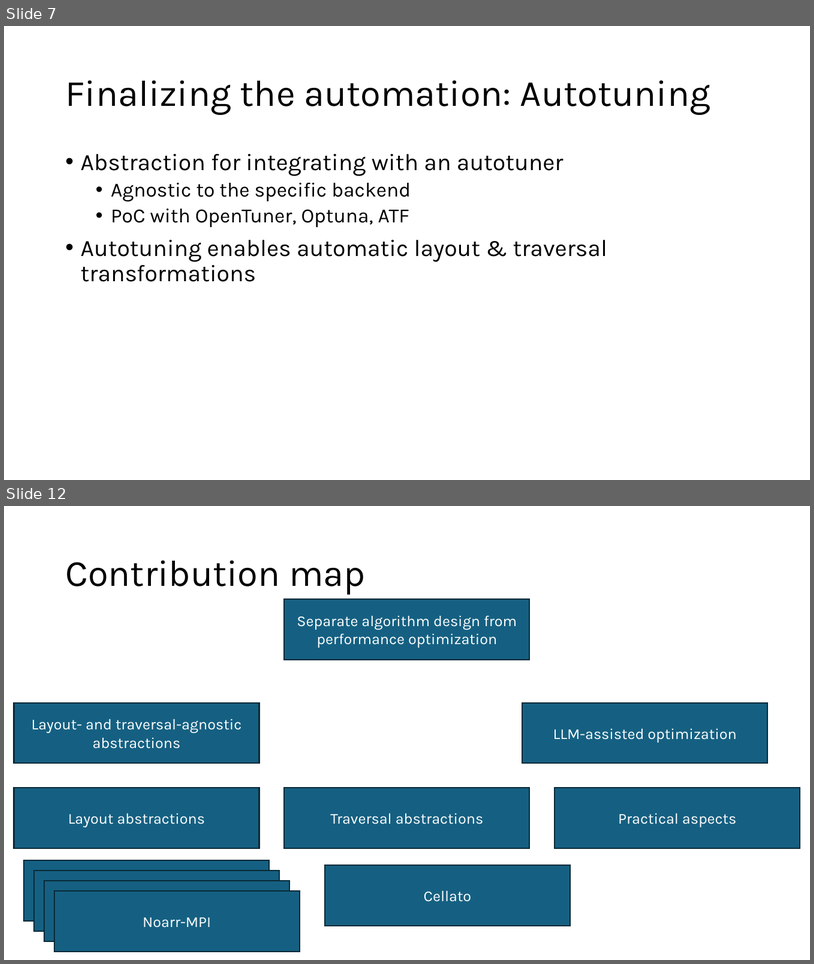
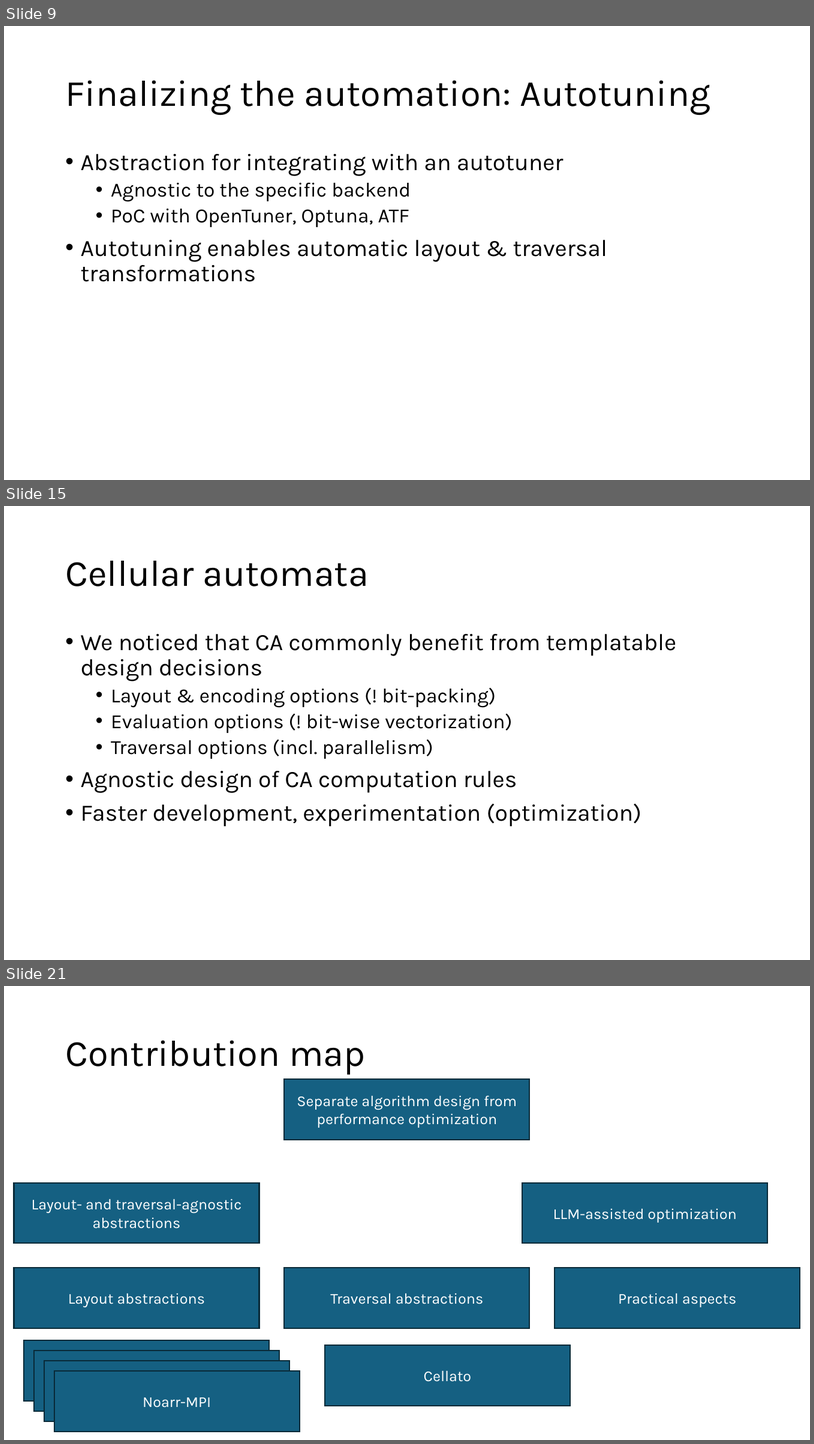
Before and after one commit to jiriklepl/phd-thesis, a slide deck: slides/Optimizing Memory Layouts and Traversal Orders in High-Performance Computing.pptx. Shown one above the other, each under a label of ours: slides 7 and 12 before the commit, slides 9, 15 and 21 after it; the slides between them are not shown. The pictures are 814x964 and 814x1444 pixels, drawn with LibreOffice and Linux fonts; fonts in the diff are those of the drawing. Boxes give left, top, right and bottom in pixels: in the first picture for what was removed or moved away, otherwise in the second. Text is boxed around its words. In the diff, an @@ line names an element or a change of style, - is before the commit and + after.

```diff
--- a/slides/Optimizing Memory Layouts and Traversal Orders in High-Performance Computing.pptx
+++ b/slides/Optimizing Memory Layouts and Traversal Orders in High-Performance Computing.pptx
@@ slide 15 added at box(4, 506, 810, 960), background #FFFFFF @@
@@ title added at box(65, 561, 369, 586), 44 pt, text #000000 @@
+Cellular automata
@@ text added at box(81, 634, 677, 826), 28 pt, text #000000 @@
+• We noticed that CA commonly benefit from templatable design decisions
+  • Layout & encoding options (! bit-packing)
+  • Evaluation options (! bit-wise vectorization)
+  • Traversal options (incl. parallelism)
+• Agnostic design of CA computation rules
+• Faster development, experimentation (optimization)
@@ what was slide 7 is now slide 9 @@
@@ what was slide 12 is now slide 21 @@
```
Also in this commit, not shown: 7 slides changed, 8 other slides added.
